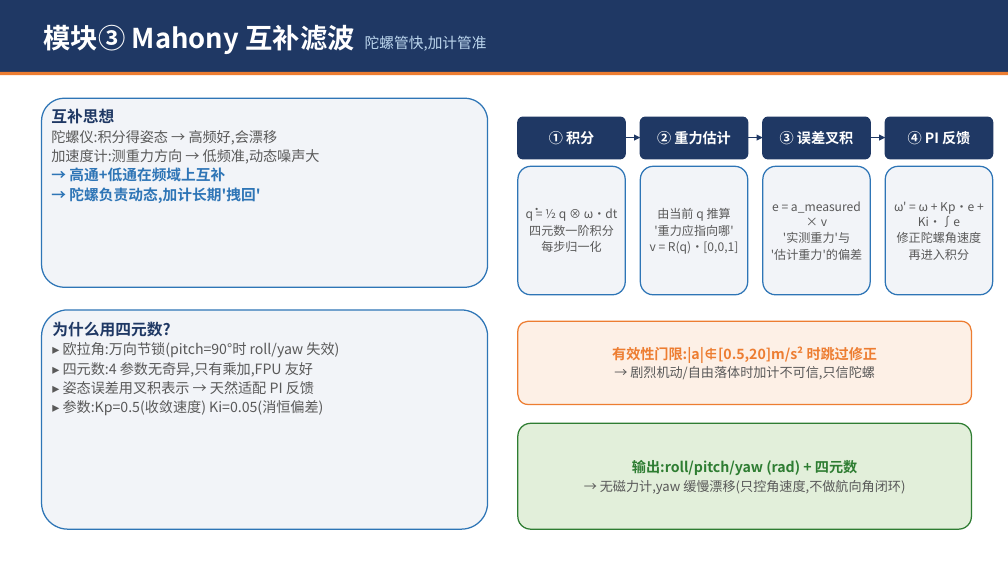
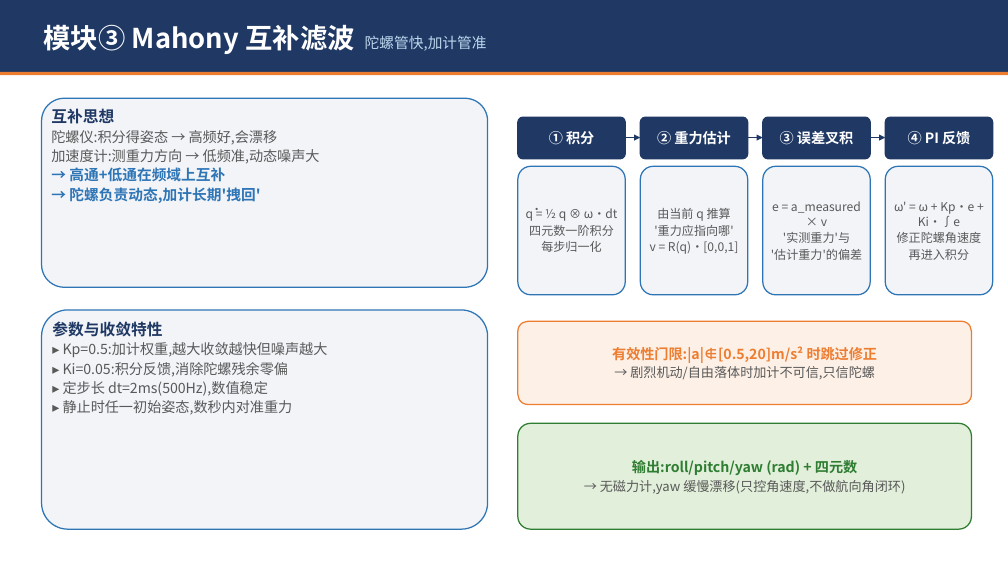
Before and after one commit to xiexiaoan147-cyber/STM32F4_Drone, a slide deck: slide 9 of Docs/四轴飞控项目分享.pptx (slide 8 before the commit). Drawn at 1008x567 pixels with LibreOffice and Linux fonts; fonts in the diff are those of the drawing. Boxes give left, top, right and bottom in pixels: in the first picture for what was removed or moved away, otherwise in the second. Text is boxed around its words. In the diff, an @@ line names an element or a change of style, - is before the commit and + after.

Commit message:
docs: PPT 调整——删工程验证/踩坑/路线图, 新增姿态解算原理与PID原理页

```diff
--- a/Docs/四轴飞控项目分享.pptx
+++ b/Docs/四轴飞控项目分享.pptx
@@ text in rounded rectangle at (52,321,328,415): text changed @@
-为什么用四元数?
-▸ 欧拉角:万向节锁(pitch=90°时 roll/yaw 失效)
-▸ 四元数:4 参数无奇异,只有乘加,FPU 友好
-▸ 姿态误差用叉积表示 → 天然适配 PI 反馈
-▸ 参数:Kp=0.5(收敛速度) Ki=0.05(消恒偏差)
+参数与收敛特性
+▸ Kp=0.5:加计权重,越大收敛越快但噪声越大
+▸ Ki=0.05:积分反馈,消除陀螺残余零偏
+▸ 定步长 dt=2ms(500Hz),数值稳定
+▸ 静止时任一初始姿态,数秒内对准重力
```
Also in this commit, not shown: 9 other slides changed, 2 slides added, 2 slides removed.
